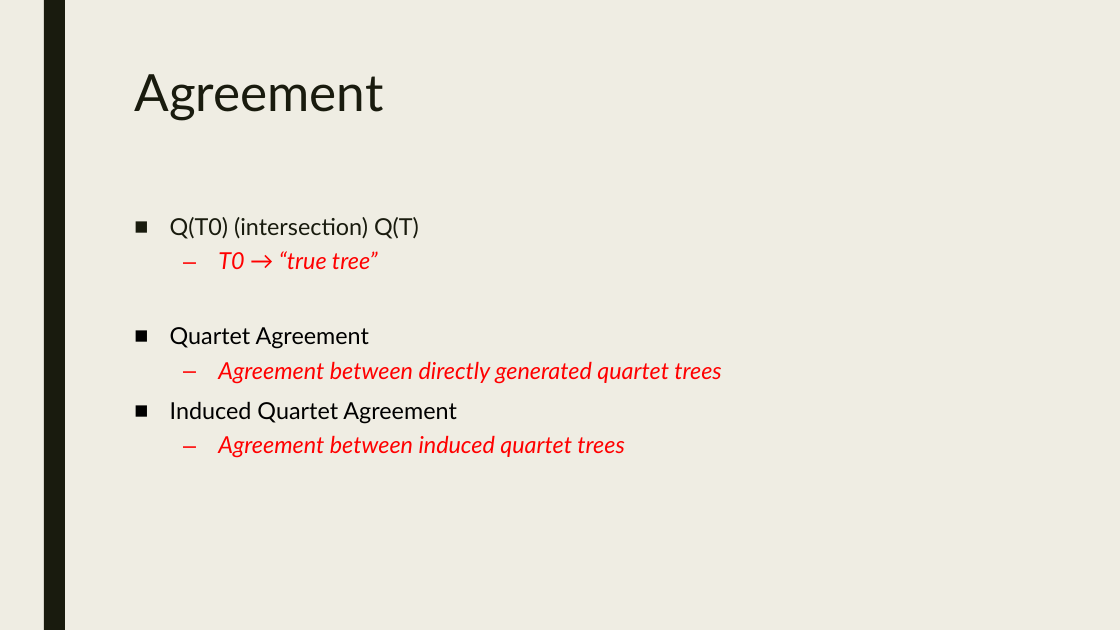
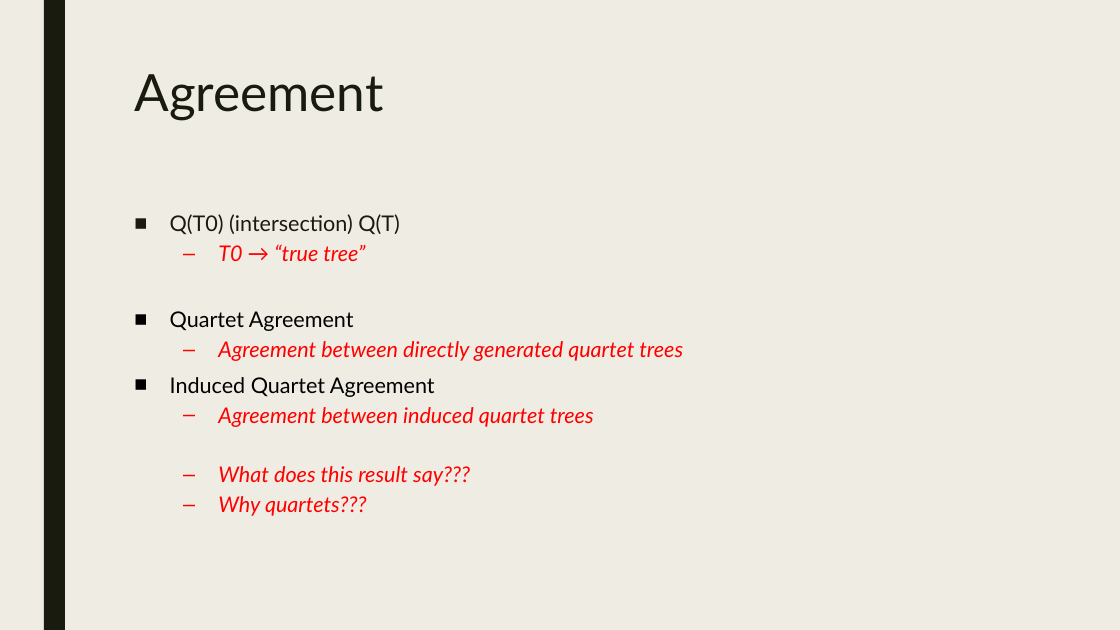
Before and after one commit to itsdlow/PhyloTools, a slide deck: slide 16 of Surveying_Phylogenetic_Forests.pptx (slide 15 before the commit). Drawn at 1120x630 pixels with LibreOffice and Linux fonts; fonts in the diff are those of the drawing. Boxes give left, top, right and bottom in pixels: in the first picture for what was removed or moved away, otherwise in the second. Text is boxed around its words. In the diff, an @@ line names an element or a change of style, - is before the commit and + after.

```diff
--- a/Surveying_Phylogenetic_Forests.pptx
+++ b/Surveying_Phylogenetic_Forests.pptx
@@ text at bbox=[170, 214, 683, 427]: size 20 to 18.5 pt in "Q(T0) (intersection) Q(T)", "T0 → “true tree”", "Quartet Agreement", "Agreement between directly generated quartet trees" and 2 more places; line spacing 0.94 to 0.84 @@
@@ text at bbox=[218, 466, 470, 516]: paragraphs added @@
+  – What does this result say???
+  – Why quartets???
```
Also in this commit, not shown: 4 other slides changed, 2 slides added, 1 slide removed.
